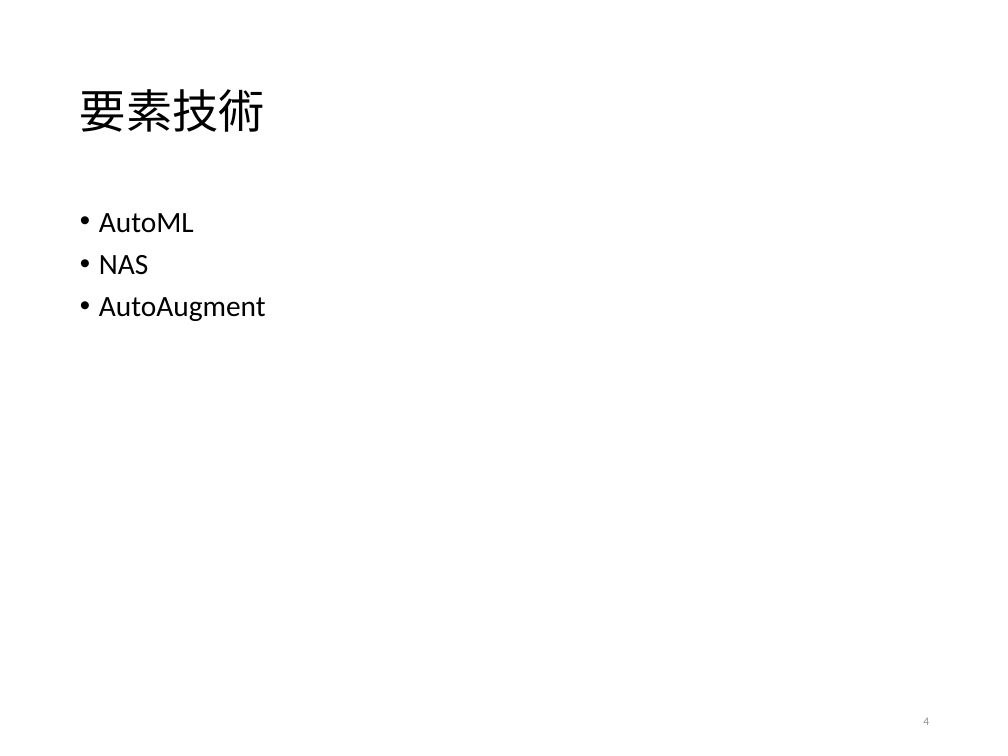
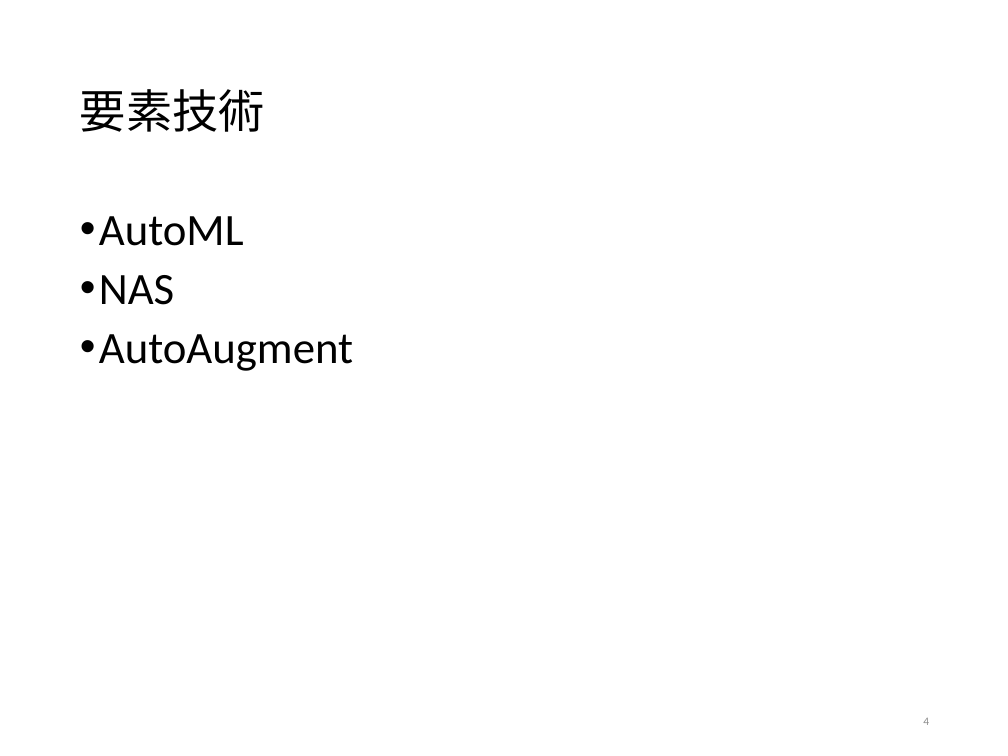
Before and after one commit to tatsuya-sugiyama/WeeklyReport, a slide deck: slide 4 of report/2020前期/2020sugiyama.pptx. Drawn at 1008x756 pixels with LibreOffice and Linux fonts; fonts in the diff are those of the drawing. Boxes give left, top, right and bottom in pixels: in the first picture for what was removed or moved away, otherwise in the second. Text is boxed around its words. In the diff, an @@ line names an element or a change of style, - is before the commit and + after.

```diff
--- a/report/2020前期/2020sugiyama.pptx
+++ b/report/2020前期/2020sugiyama.pptx
@@ text "AutoML" at (99, 216, 353, 371): size 21 to 32 pt @@
```
Also in this commit, not shown: 5 other slides changed, 1 slide added, 2 other files.
